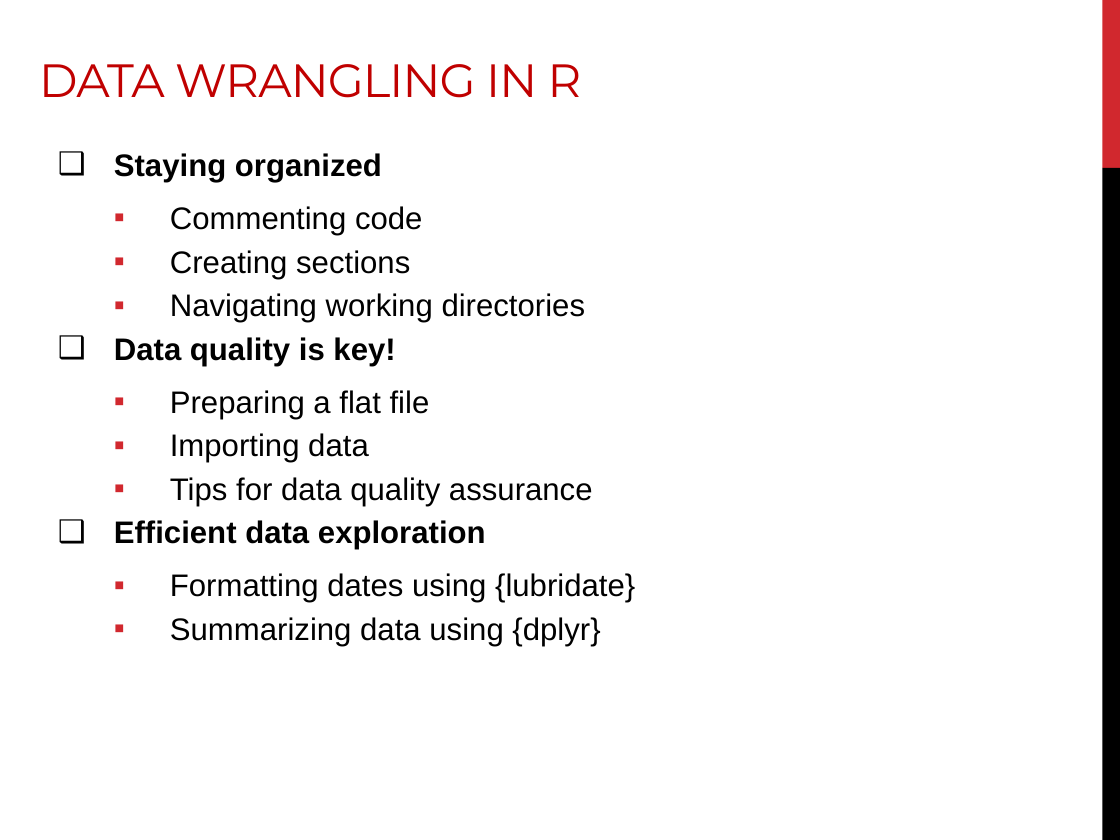
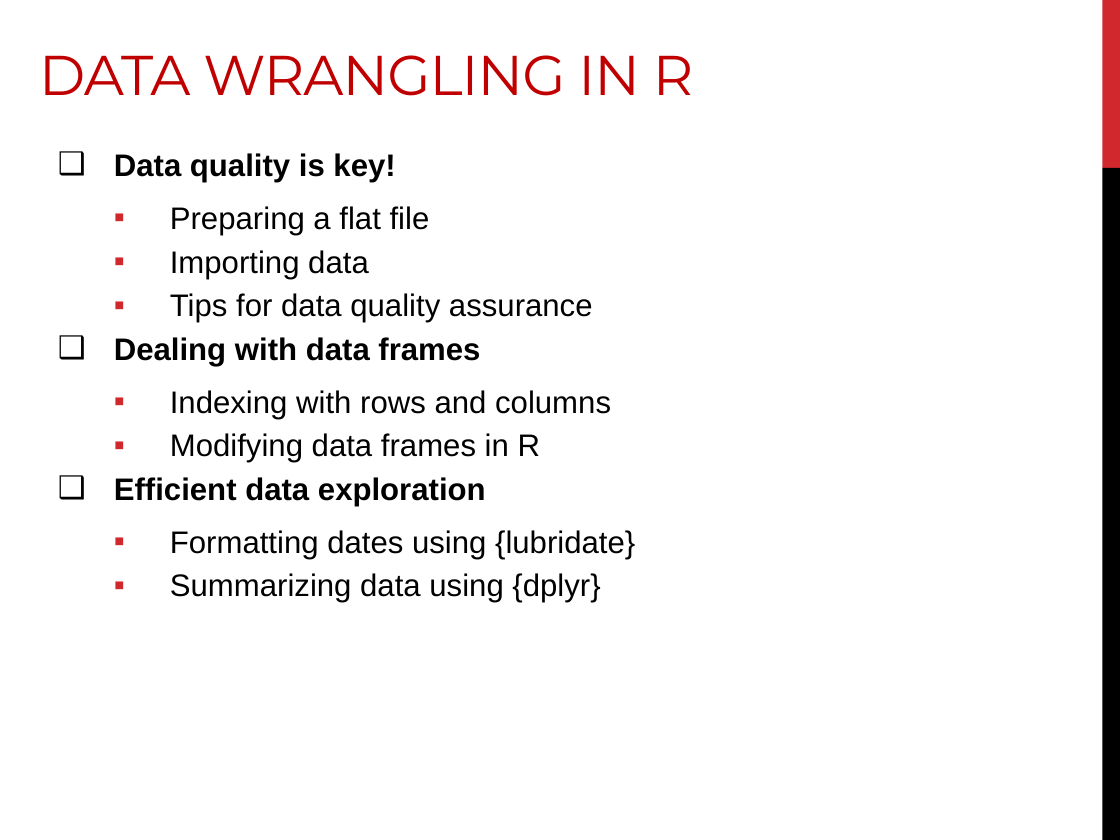
Before and after one commit to DanielleQuinn/RBarMUN, a slide deck: slide 3 of IntroWorkshop/RBar_IntroII.pptx. Drawn at 1120x840 pixels with LibreOffice and Linux fonts; fonts in the diff are those of the drawing. Boxes give left, top, right and bottom in pixels: in the first picture for what was removed or moved away, otherwise in the second. Text is boxed around its words. In the diff, an @@ line names an element or a change of style, - is before the commit and + after.

```diff
--- a/IntroWorkshop/RBar_IntroII.pptx
+++ b/IntroWorkshop/RBar_IntroII.pptx
@@ text "DATA WRANGLING IN R" at <box>39,55,693,96</box>: size 30 to 36 pt @@
@@ text at <box>114,153,586,323</box>: paragraphs removed @@
-❑ Staying organized
-  ▪ Commenting code
-  ▪ Creating sections
-  ▪ Navigating working directories
@@ text at <box>114,337,611,463</box>: paragraphs added @@
+❑ Dealing with data frames
+  ▪ Indexing with rows and columns
+  ▪ Modifying data frames in R
```
Also in this commit, not shown: 1 other slide changed, 6 slides added, 4 slides removed.
